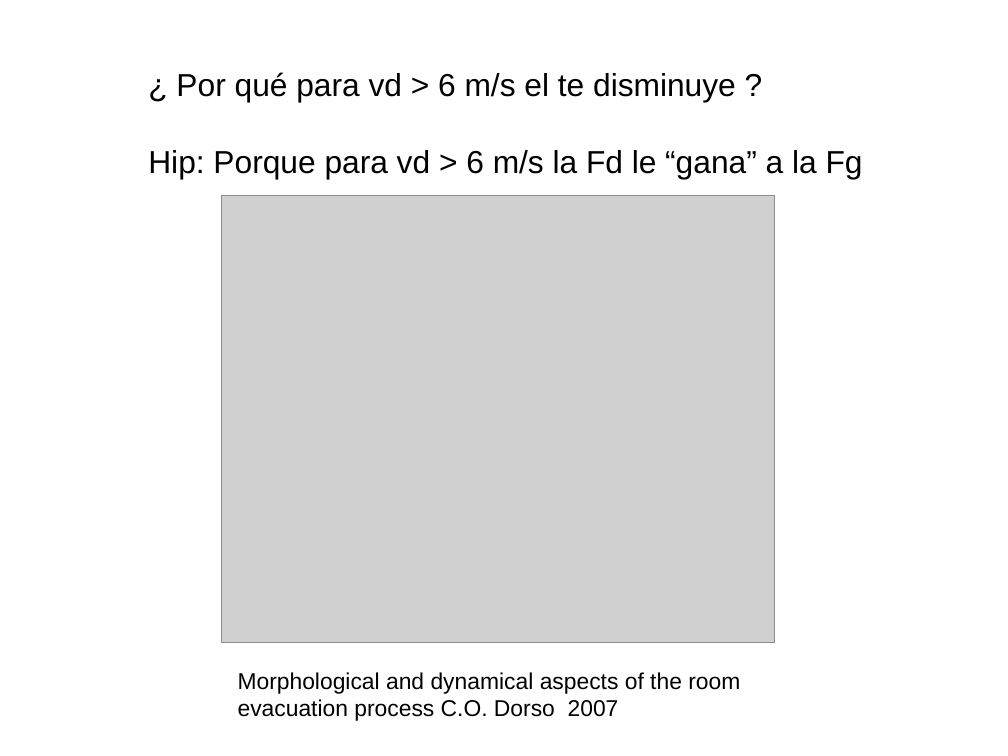
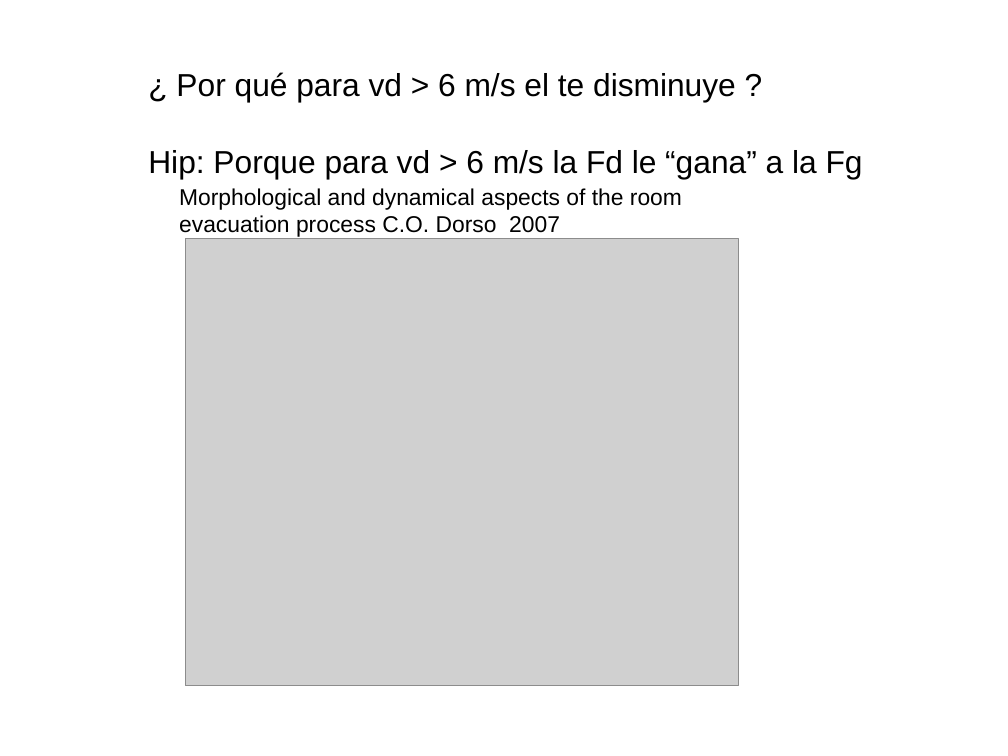
Before and after one commit to ignaciosticco/super_ath, a slide deck: slide 10 of present_superath1.odp (slide 8 before the commit). Drawn at 1008x756 pixels with LibreOffice and Linux fonts; fonts in the diff are those of the drawing; grey boxes stand for pictures. Boxes give left, top, right and bottom in pixels: in the first picture for what was removed or moved away, otherwise in the second. Text is boxed around its words. In the diff, an @@ line names an element or a change of style, - is before the commit and + after.

```diff
--- a/present_superath1.odp
+++ b/present_superath1.odp
@@ text "Morphological and dynamical aspects of ...": place and size @@
-text "Morphological and dynamical aspects of ..." at [238,672,740,721]
+text "Morphological and dynamical aspects of ..." at [179,188,682,237]
@@ picture: place and size @@
-picture at [221,195,775,643]
+picture at [186,239,739,687]
```
Also in this commit, not shown: 3 other slides changed, 2 slides added, 6 other files.
